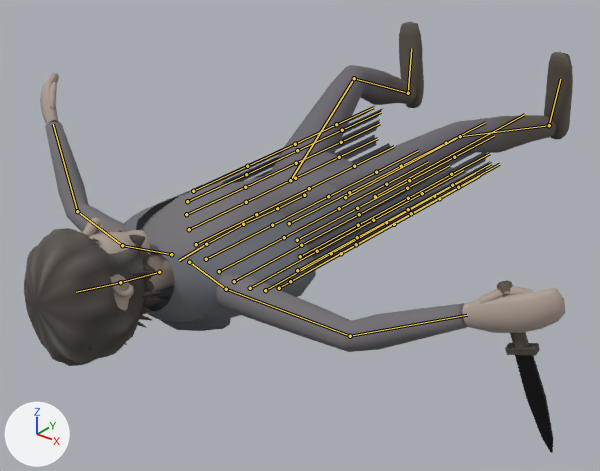
What one commit did to the glTF model assets/models/characters/vin.glb.
Both versions are drawn from a 50 mm lens placed at (1.122, -1.722, 0.875), pointed at (0.014, -0.337, 0.016). The lights are fixed; the arrows at lower left show +X, +Y and +Z. The picture after the commit comes second. Both versions are drawn at frame 31 of the action 'die'; the numbers are the values there. The bones that change, and the others that lie on the model, are drawn over the model as lines.

In view in the first picture: 'Vin'.
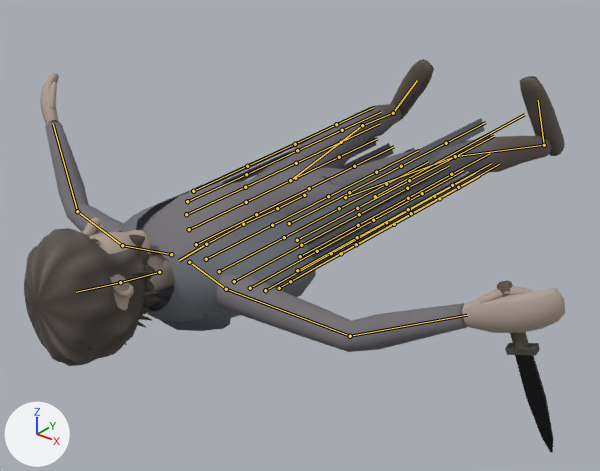
The change in detail:
Bone 'RightUpperLeg' (bone_rightupperleg) turns from (8, 1, -12) to (-1, -15, -10) degrees about its own x, y and z.
Bone 'RightLowerLeg' (bone_rightlowerleg) turns from (-12, 0, 0) to (-4, 0, 0) degrees about its own x, y and z.
Bone 'RightFoot' (bone_rightfoot) turns from (25, 1, 1) to (38, 1, 1) degrees about its own x, y and z.
Bone 'LeftUpperLeg' (bone_leftupperleg) turns from (24, -4, 8) to (3, 35, 10) degrees about its own x, y and z.
Bone 'LeftLowerLeg' (bone_leftlowerleg) turns from (-40, 0, 0) to (-14, 0, 0) degrees about its own x, y and z.
Bone 'LeftFoot' (bone_leftfoot) turns from (25, -1, -1) to (34, -1, -1) degrees about its own x, y and z.

What differs and where, as boxes [x1, y1, x2, y2] in the pictures (600 x 471 px):
'Vin', posed (9% shorter)
    before: [24, 21, 573, 453]
    after: [24, 59, 565, 453]
bone 'RightUpperLeg', root to tip
    before: (345, 197) to (460, 136)
    after: (345, 197) to (455, 156)
bone 'RightLowerLeg', root to tip
    before: (460, 136) to (549, 125)
    after: (455, 156) to (544, 145)
bone 'RightFoot', root to tip
    before: (549, 125) to (560, 79)
    after: (544, 145) to (538, 100)
bone 'LeftUpperLeg', root to tip
    before: (290, 180) to (354, 78)
    after: (290, 180) to (362, 125)
bone 'LeftLowerLeg', root to tip
    before: (354, 78) to (408, 93)
    after: (362, 125) to (393, 113)
bone 'LeftFoot', root to tip
    before: (408, 93) to (411, 48)
    after: (393, 113) to (417, 80)
